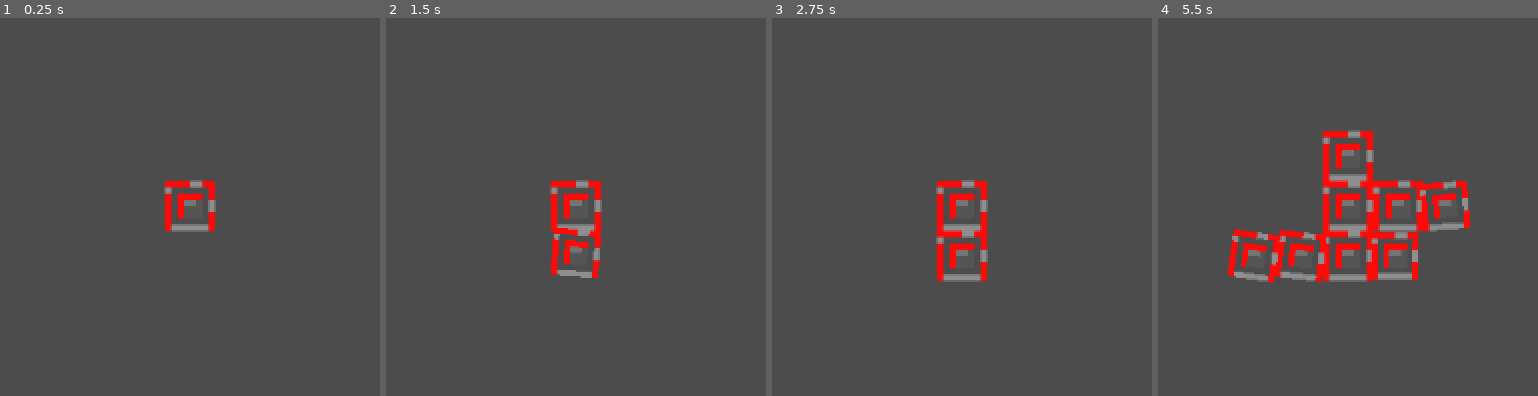
Above: before the commit, frames 1-4 (left to right).
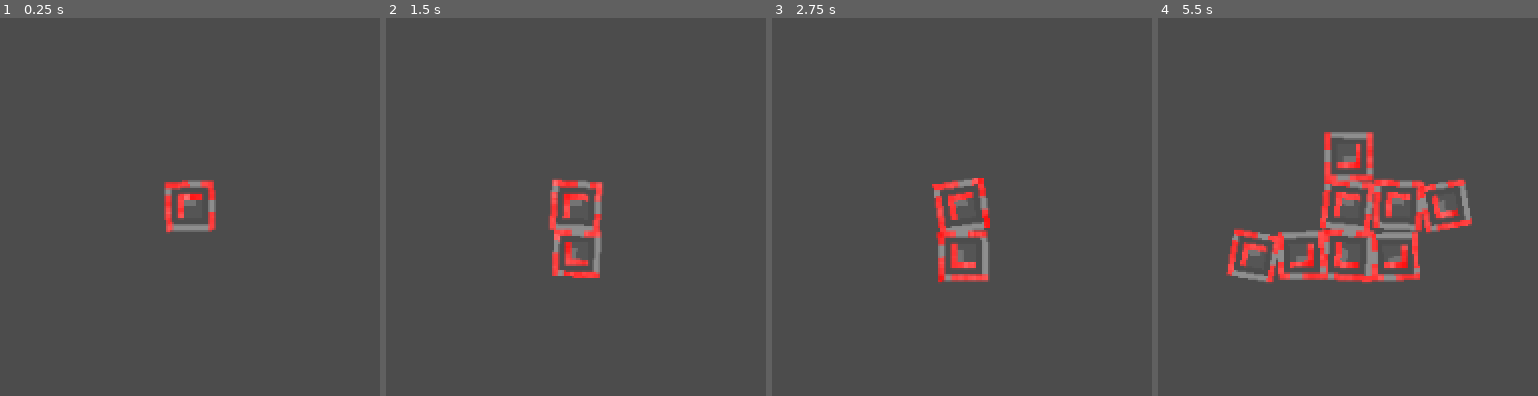
Above: after the commit, the same moments.

Repository: HoneyPony/your-attempt-to-avoid-certain-doom-at-the-hands-of-exponential-ish-growth-a-tower-defense-game
Game: Godot game, scene res://Game.tscn
Two runs of this game, one before a commit and one after it. Both use one fixed random seed, a clock stepped at 60 frames per second and the inputs below.
Inputs:
- Up to frame 1 (0.25 s): no input
- Up to frame 2 (1.5 s): tap Enter at 0.5 s
- Up to frame 3 (2.75 s): no input
- Up to frame 4 (5.5 s): no input

The runs differ from the first frame. In frame 1, 0.7% of the frame differs, in the area x 43-57%, y 42-58%; in frame 2, 1.9%; in frame 3, 2.3%; in frame 4, 8.5%, in the area x 17-83%, y 29-71%.

Commit message:
Work on visuals... will need to see how performant they are in general

Diff:
--- a/BasicGoodPixelart.tres
+++ b/BasicGoodPixelart.tres
@@ -33,7 +33,7 @@
 	uv.x = map_uv(UV.x, TEXTURE_PIXEL_SIZE.x);
 	uv.y = map_uv(UV.y, TEXTURE_PIXEL_SIZE.y);
 
-	COLOR = texture(TEXTURE, uv);
+	COLOR = texture(TEXTURE, uv) * MODULATE;
 }
 "
 
--- a/virus/Virus.gd
+++ b/virus/Virus.gd
@@ -5,6 +5,10 @@
 
 func _ready():
 	parent_vc = get_parent()
+	$Energy.material.set_shader_param("rng_source", Vector2(rand_range(0, 16), rand_range(0, 16)))
+
+	var overlay_rot_options = [0, TAU/4, TAU/2, 0.75 * TAU]
+	$Overlay.rotation = overlay_rot_options[randi() % 4]
 
 func destroy():
 	parent_vc.free_coord(coord)
@@ -15,7 +19,13 @@
 	var target_rot = 0
 	var target_pos = coord * 32 # 4x pixels, plus 8 pixels wide
 
+	# Jitter animation:
+	target_scale *= rand_range(0.9, 1.1)
+	target_rot += rand_range(-0.1 * TAU, 0.1 * TAU)
+	target_pos += polar2cartesian(rand_range(0, 4), rand_range(0, TAU))
+
 	scale += (target_scale - scale) * 0.09
-	rotation += (target_rot - rotation) * 0.09
+
+	rotation = lerp_angle(rotation, target_rot, 0.09)
 	position += (target_pos - position) * 0.09
 	pass
--- a/virus/Virus.tscn
+++ b/virus/Virus.tscn
@@ -1,10 +1,14 @@
-[gd_scene load_steps=5 format=2]
+[gd_scene load_steps=9 format=2]
 
 [ext_resource path="res://virus/virus.png" type="Texture" id=1]
 [ext_resource path="res://virus/Virus.gd" type="Script" id=2]
+[ext_resource path="res://virus/virus_overlay1.png" type="Texture" id=3]
+[ext_resource path="res://BasicGoodPixelart.tres" type="Material" id=4]
 
 [sub_resource type="Shader" id=1]
 code = "shader_type canvas_item;
+uniform sampler2D noise;
+uniform vec2 rng_source;
 
 float map_uv(float uv, float tps) {
 	float t0 = uv / tps;
@@ -26,6 +30,19 @@
 	return (a + t) * tps;
 }
 
+float random (vec2 uv) {
+	return texture(noise, uv + rng_source).r;
+    //return fract(sin(dot(uv.xy,
+    //    vec2(12.9898,78.233))) * 43758.5453123);
+}
+
+float energy_f(vec2 uv, vec2 tps) {
+	vec2 uv_offset = vec2(0);
+	uv_offset.x += mix(1.7, 2.0, random(uv)) * sin(0.2 * TIME + random(uv + vec2(0.2, 0.3)));
+	uv_offset.y += mix(1.7, 2.0, random(uv + vec2(1.1))) * sin(0.15 * TIME + random(uv + vec2(0.4, 0.5)));
+	return texture(noise, uv + uv_offset).r;
+}
+
 void fragment() {
 	vec2 uv = UV;
 	//float sps = length(SCREEN_PIXEL_SIZE);
@@ -36,17 +53,41 @@
 	uv.x = map_uv(UV.x, TEXTURE_PIXEL_SIZE.x);
 	uv.y = map_uv(UV.y, TEXTURE_PIXEL_SIZE.y);
 
-	COLOR = texture(TEXTURE, uv);
+	float e = energy_f(uv, TEXTURE_PIXEL_SIZE);
+	e = e * e;
+
+	COLOR = texture(TEXTURE, uv) * MODULATE;
+	COLOR = mix(COLOR, vec4(1.0, 1.0, 1.0, COLOR.a), e);
+	//COLOR = vec4(e, e, e, COLOR.a);
 }
 "
 
+[sub_resource type="OpenSimplexNoise" id=3]
+period = 0.1
+persistence = 0.0
+
+[sub_resource type="NoiseTexture" id=4]
+width = 8
+height = 8
+seamless = true
+noise = SubResource( 3 )
+
 [sub_resource type="ShaderMaterial" id=2]
+resource_local_to_scene = true
 shader = SubResource( 1 )
+shader_param/rng_source = Vector2( 0, 0 )
+shader_param/noise = SubResource( 4 )
 
 [node name="Virus" type="Node2D"]
 script = ExtResource( 2 )
 
-[node name="Sprite" type="Sprite" parent="."]
+[node name="Energy" type="Sprite" parent="."]
+modulate = Color( 1, 0, 0, 1 )
 material = SubResource( 2 )
 scale = Vector2( 4, 4 )
 texture = ExtResource( 1 )
+
+[node name="Overlay" type="Sprite" parent="."]
+material = ExtResource( 4 )
+scale = Vector2( 4, 4 )
+texture = ExtResource( 3 )
Binary file added: virus/noise.aseprite
Binary file added: virus/noise.png
Not shown, added: virus/noise.png.import
Binary file changed: virus/virus.aseprite
Binary file changed: virus/virus.png
Binary file added: virus/virus_overlay1.png
Not shown, added: virus/virus_overlay1.png.import
